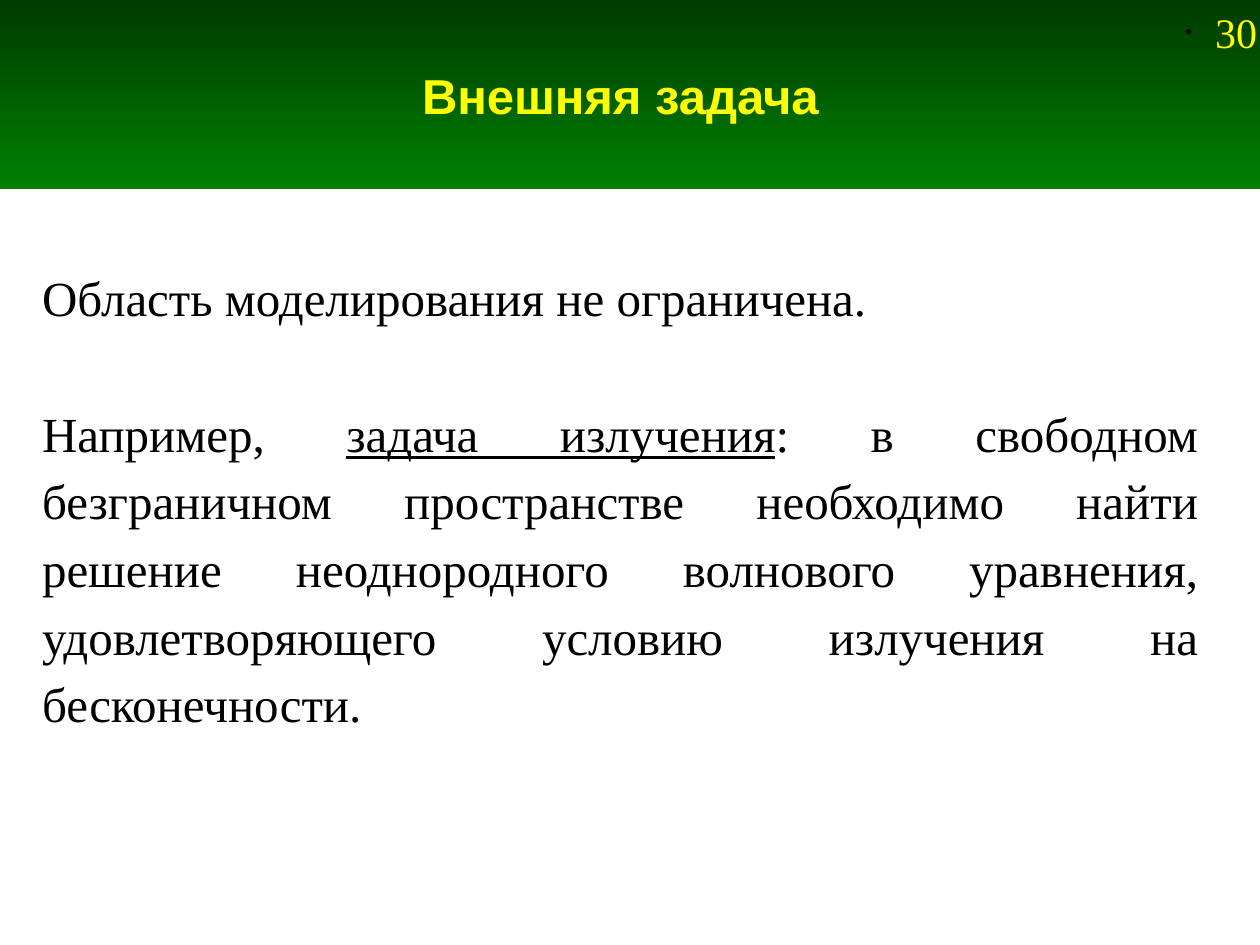
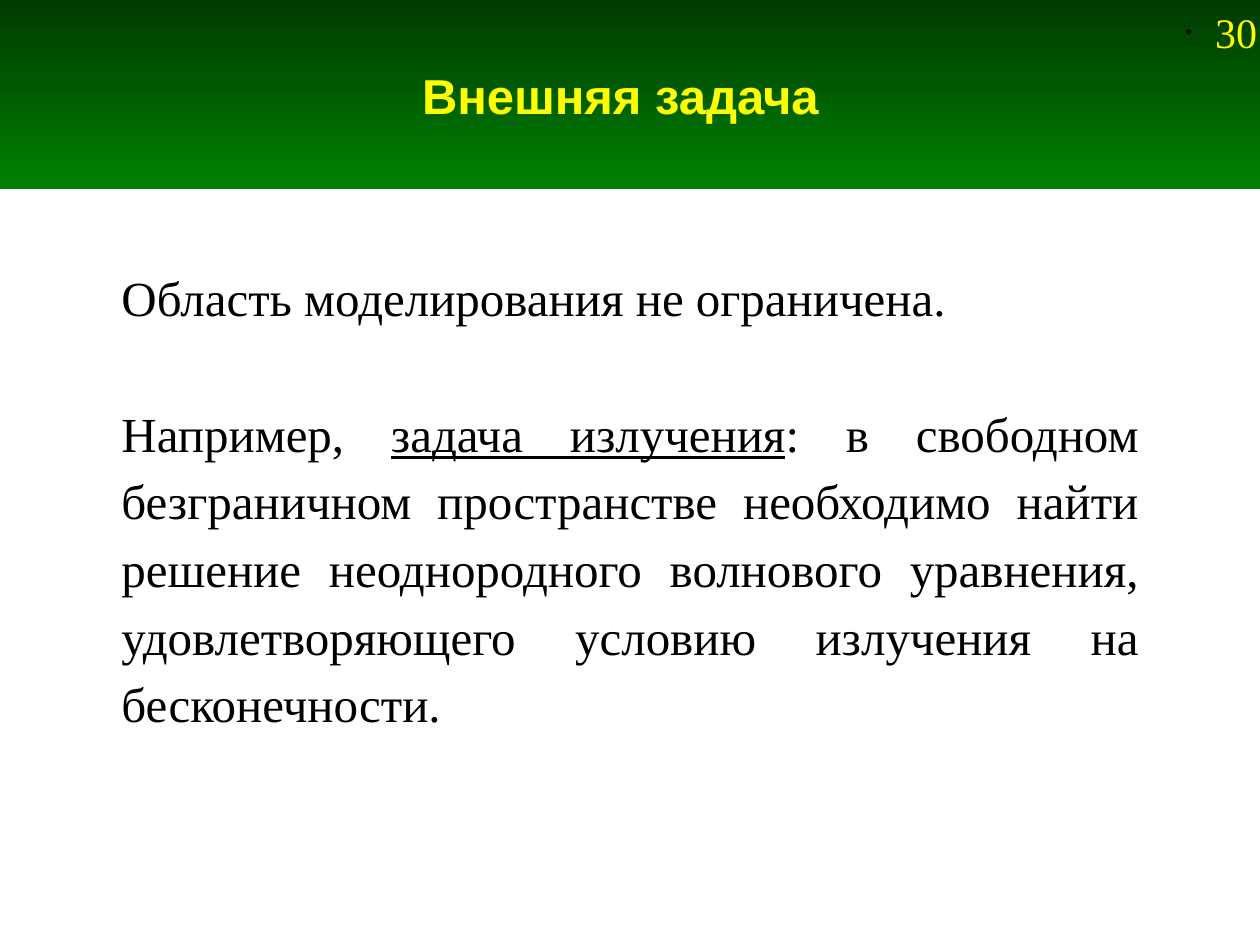
Before and after one commit to Jenyay/modelling, a slide deck: slide 30 of fdtd/presentations/01. Problem Statement.odp. Drawn at 1260x945 pixels with LibreOffice and Linux fonts; fonts in the diff are those of the drawing. Boxes give left, top, right and bottom in pixels: in the first picture for what was removed or moved away, otherwise in the second. Text is boxed around its words. In the diff, an @@ line names an element or a change of style, - is before the commit and + after.

```diff
--- a/fdtd/presentations/01. Problem Statement.odp
+++ b/fdtd/presentations/01. Problem Statement.odp
@@ text "Область моделирования не ограничена." rewrapped from [42,281,1198,723] to [121,281,1139,723] @@
```
Also in this commit, not shown: 3 other slides changed, 2 other files.
